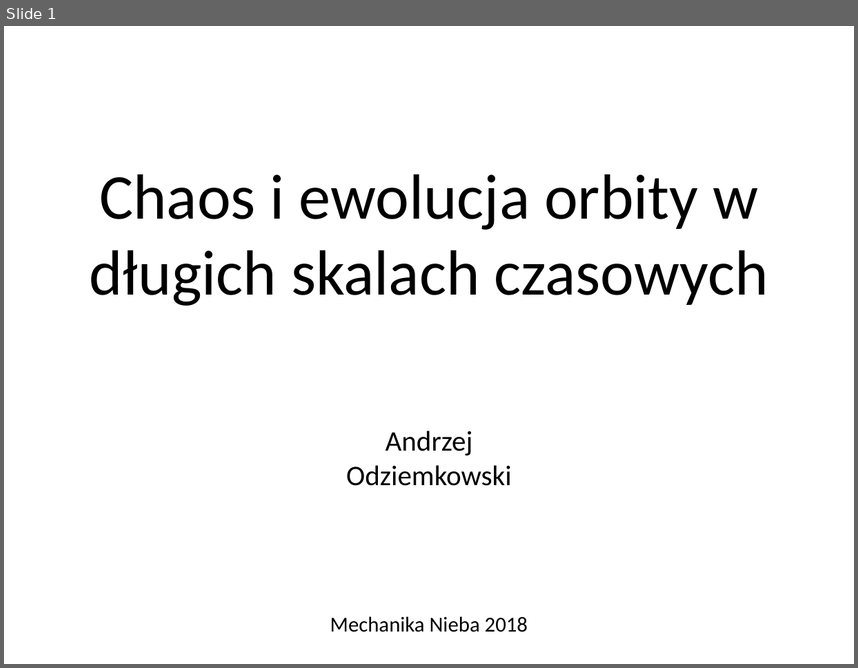
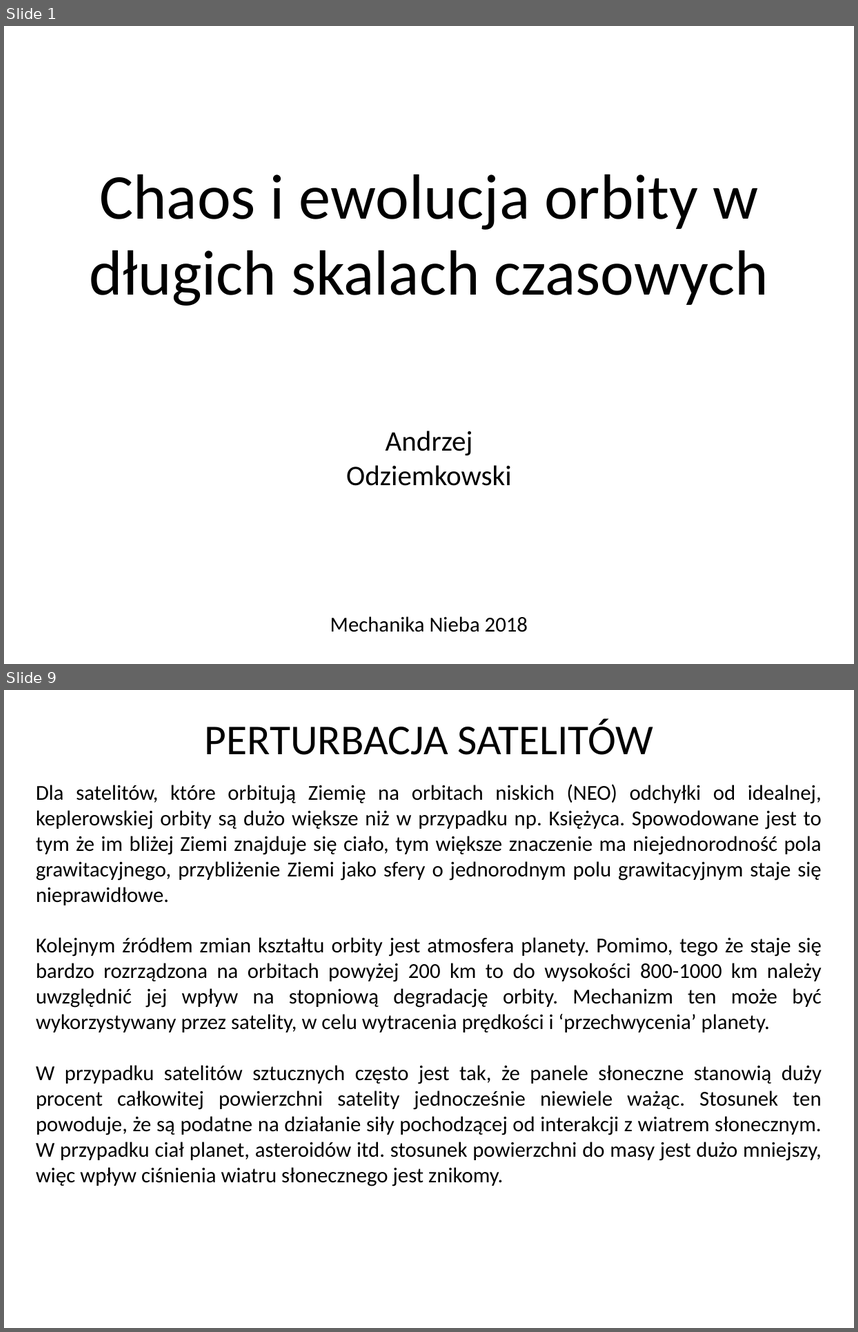
Before and after one commit to odziemkowski/Mechanika_nieba, a slide deck: Chaos i ewolucja orbity w długich skalach czasowych.pptx. Shown one above the other, each under a label of ours: slide 1 before the commit, slides 1 and 9 after it; the slides between them are not shown. The pictures are 858x668 and 858x1332 pixels, drawn with LibreOffice and Linux fonts; fonts in the diff are those of the drawing. Boxes give left, top, right and bottom in pixels: in the first picture for what was removed or moved away, otherwise in the second. Text is boxed around its words. In the diff, an @@ line names an element or a change of style, - is before the commit and + after.

```diff
--- a/Chaos i ewolucja orbity w długich skalach czasowych.pptx
+++ b/Chaos i ewolucja orbity w długich skalach czasowych.pptx
@@ slide 9 added at [4,690,854,1328], background #FFFFFF @@
@@ text added at [205,718,653,755], 36 pt, text #000000 @@
+PERTURBACJA SATELITÓW
@@ text added at [36,784,822,1186], 18 pt, text #000000 @@
+Dla satelitów, które orbitują Ziemię na orbitach niskich (NEO) odchyłki od idealnej, keplerowskiej orbity są dużo większe niż w przypadku np. Księżyca. Spowodowane jest to tym że im bliżej Ziemi znajduje się ciało, tym większe znaczenie ma niejednorodność pola grawitacyjnego, przybliżenie Ziemi jako sfery o jednorodnym polu grawitacyjnym staje się nieprawidłowe.
+Kolejnym źródłem zmian kształtu orbity jest atmosfera planety. Pomimo, tego że staje się bardzo rozrządzona na orbitach powyżej 200 km to do wysokości 800-1000 km należy uwzględnić jej wpływ na stopniową degradację orbity. Mechanizm ten może być wykorzystywany przez satelity, w celu wytracenia prędkości i ‘przechwycenia’ planety.
+W przypadku satelitów sztucznych często jest tak, że panele słoneczne stanowią duży procent całkowitej powierzchni satelity jednocześnie niewiele ważąc. Stosunek ten powoduje, że są podatne na działanie siły pochodzącej od interakcji z wiatrem słonecznym. W przypadku ciał planet, asteroidów itd. stosunek powierzchni do masy jest dużo mniejszy, więc wpływ ciśnienia wiatru słonecznego jest znikomy.
```
Also in this commit, not shown: 12 other slides added.
